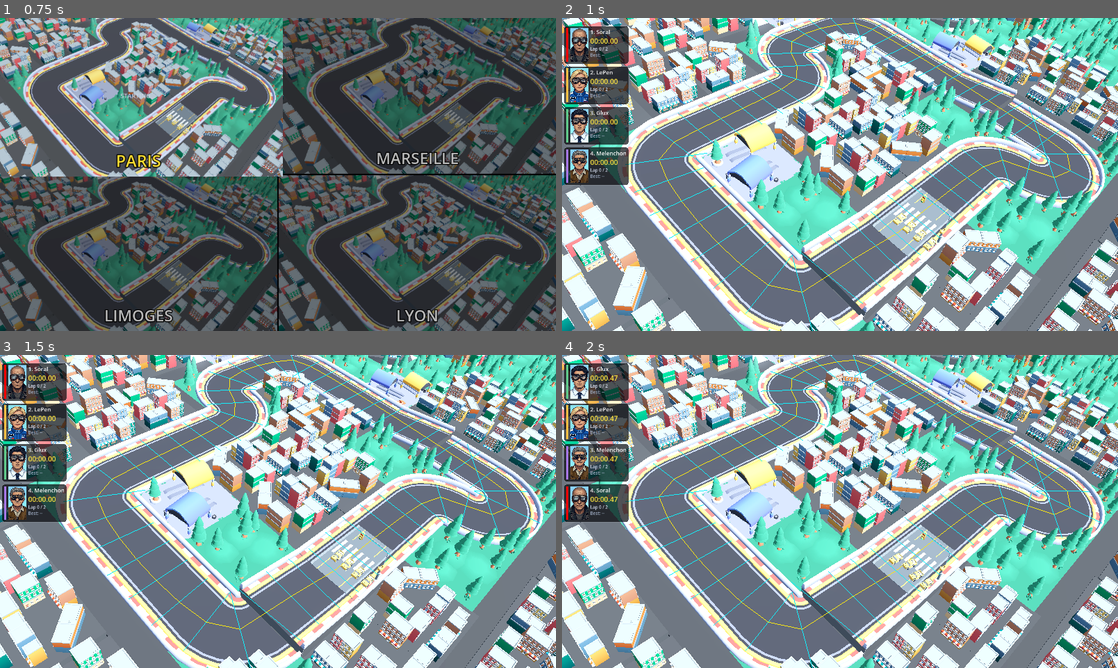
Above: before the commit, frames 1-4 (two rows, left to right).
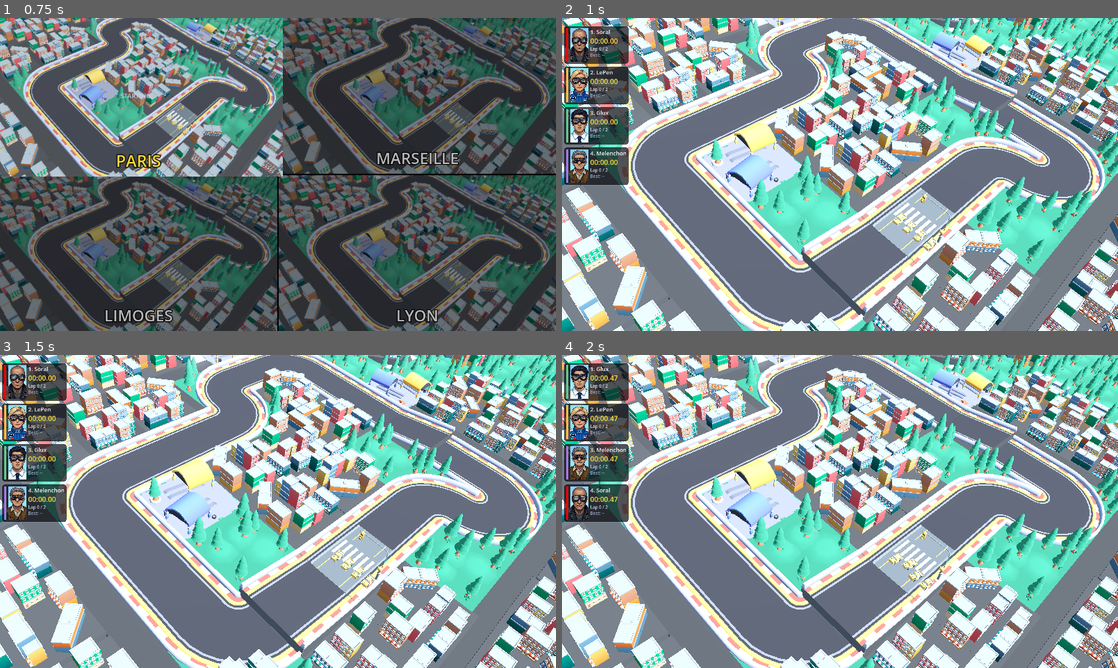
Above: after the commit, the same moments.

Repository: yphil-dev/France-2027-Racer
Game: Godot game, scene res://scenes/main_menu.tscn
Two runs of this game, one before a commit and one after it. Both use one fixed random seed, a clock stepped at 60 frames per second and the inputs below. Sound files missing from this copy of the repository are replaced by a short silence.
Inputs (mouse positions are in pixels of both pictures, inside the frame that each line leads up to):
- Up to frame 1 (0.75 s): click "PARIS" at 0.5 s
- Up to frame 2 (1 s): no input
- Up to frame 3 (1.5 s): tap Enter at 1.25 s; move the mouse to (400, 495) at 1.27 s; hold D (right) from 1.28 s (still down)
- Up to frame 4 (2 s): keep holding D (right)

Frame 1 is identical in both runs. In frame 2, 1.2% of the frame differs, in the area x 11-98%, y 0-100%; in frame 3, 1.2%; in frame 4, 1.2%.

Commit message:
Debug out

Diff:
--- a/scenes/track.tscn
+++ b/scenes/track.tscn
@@ -110,11 +110,6 @@
 
 [node name="LePen" parent="CARS" unique_id=834696391 instance=ExtResource("7_cpu")]
 transform = Transform3D(1, 0, 0, 0, 1, 0, 0, 0, 1, 10.469608, 0, 5)
-driver_id = "lepen"
-driver_name = "LePen"
-car_number = 1
-portrait = ExtResource("19_lepen")
-car_color = Color(1, 0.752941, 0.266667, 1)
 waypoint_generator_path = NodePath("../../PATH/WaypointGenerator")
 waypoint_look_ahead = 2
 lane_offset = -0.45
@@ -127,14 +122,13 @@
 avoidance_strength = 1.25
 blocked_throttle_multiplier = 0.35
 prefer_right_pass = true
-
-[node name="Glux" parent="CARS" instance=ExtResource("7_cpu")]
+driver_id = "lepen"
+driver_name = "LePen"
+car_number = 1
+portrait = ExtResource("19_lepen")
+
+[node name="Glux" parent="CARS" unique_id=253328537 instance=ExtResource("7_cpu")]
 transform = Transform3D(1, 0, 0, 0, 1, 0, 0, 0, 1, 12.969608, 0, 5)
-driver_id = "glux"
-driver_name = "Glux"
-car_number = 2
-portrait = ExtResource("20_glux")
-car_color = Color(0.380392, 0.796078, 0.545098, 1)
 waypoint_generator_path = NodePath("../../PATH/WaypointGenerator")
 waypoint_look_ahead = 2
 lane_offset = 0.0
@@ -147,14 +141,14 @@
 avoidance_strength = 1.3
 blocked_throttle_multiplier = 0.35
 prefer_right_pass = false
-
-[node name="Melenchon" parent="CARS" instance=ExtResource("7_cpu")]
+driver_id = "glux"
+driver_name = "Glux"
+car_number = 2
+portrait = ExtResource("20_glux")
+car_color = Color(0.380392, 0.796078, 0.545098, 1)
+
+[node name="Melenchon" parent="CARS" unique_id=432373778 instance=ExtResource("7_cpu")]
 transform = Transform3D(1, 0, 0, 0, 1, 0, 0, 0, 1, 14.219608, 0, 5)
-driver_id = "melenchon"
-driver_name = "Melenchon"
-car_number = 3
-portrait = ExtResource("21_melenchon")
-car_color = Color(0.658824, 0.470588, 0.909804, 1)
 waypoint_generator_path = NodePath("../../PATH/WaypointGenerator")
 waypoint_look_ahead = 3
 lane_offset = 0.45
@@ -167,6 +161,11 @@
 avoidance_strength = 1.2
 blocked_throttle_multiplier = 0.3
 prefer_right_pass = true
+driver_id = "melenchon"
+driver_name = "Melenchon"
+car_number = 3
+portrait = ExtResource("21_melenchon")
+car_color = Color(0.658824, 0.470588, 0.909804, 1)
 
 [node name="View" type="Node3D" parent="." unique_id=1807530472 node_paths=PackedStringArray("target")]
 transform = Transform3D(0.707107, -0.40558, 0.579228, 0, 0.819152, 0.573576, -0.707107, -0.40558, 0.579228, 3.5, 0, 5)
--- a/scripts/ai_waypoint_generator.gd
+++ b/scripts/ai_waypoint_generator.gd
@@ -9,7 +9,7 @@
 @export_range(1.0, 100.0, 0.5, "or_greater") var ray_length: float = 20.0
 @export_range(0.0, 5.0, 0.1, "or_greater") var ray_height: float = 0.5
 @export_range(0.5, 20.0, 0.5, "or_greater") var fallback_half_width: float = 3.0
-@export var show_debug_lines: bool = true
+@export var show_debug_lines: bool = false
 
 @onready var boundary_builder: AIBoundaryBuilder = get_parent()
 @onready var track_path: Path3D = $"../TrackPath"
--- a/scripts/race_controller.gd
+++ b/scripts/race_controller.gd
@@ -12,6 +12,7 @@
 @export_range(0.05, 1.0, 0.05) var standings_update_interval: float = 0.1
 @export_node_path("RaceTrafficLight") var traffic_light_path: NodePath
 @export_node_path("AudioStreamPlayer3D") var start_audio_path: NodePath
+
 
 @onready var traffic_light: RaceTrafficLight = get_node(traffic_light_path)
 @onready var start_audio: AudioStreamPlayer3D = get_node(start_audio_path)
Binary file changed: icon.png
Not shown: 1 places in scenes/track.tscn that only renumber resources
Binary file changed: splash-screen.png
